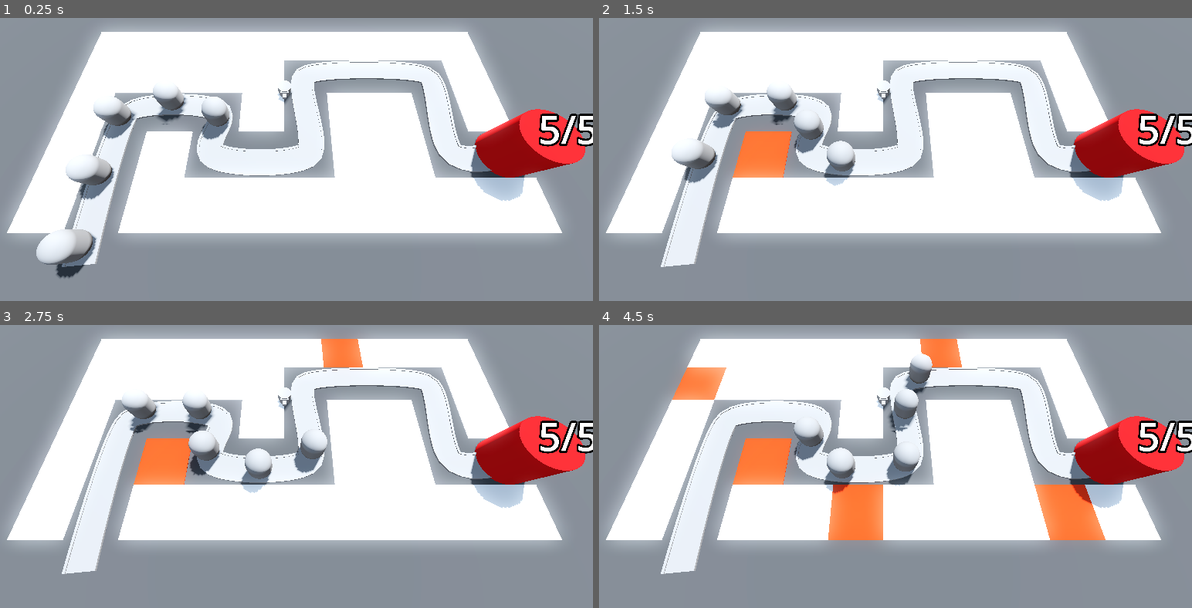
Above: before the commit, frames 1-4 (two rows, left to right).
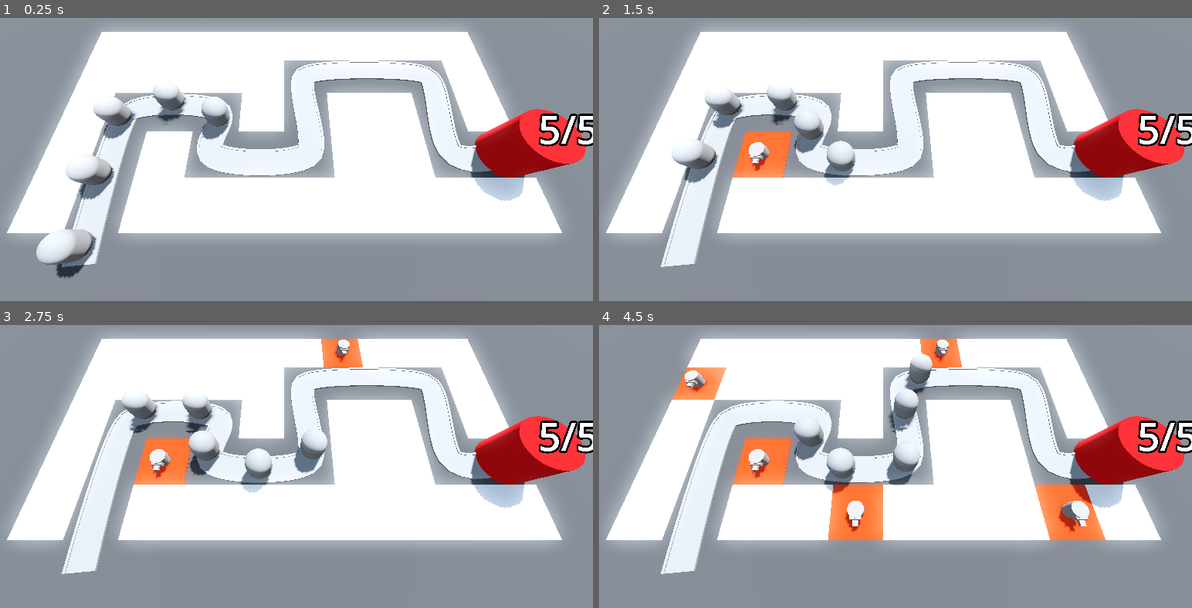
Above: after the commit, the same moments.

Repository: SugarF0x/barblast-3d
Game: Godot game, scene res://BaseLevel.tscn
Two runs of this game, one before a commit and one after it. Both use one fixed random seed, a clock stepped at 60 frames per second and the inputs below.
Inputs (mouse positions are in pixels of both pictures, inside the frame that each line leads up to):
- Up to frame 1 (0.25 s): no input
- Up to frame 2 (1.5 s): move the mouse to (1020, 111) at 0.52 s; click (1020, 111) at 0.6 s; move the mouse to (759, 145) at 1.27 s; click (759, 145) at 1.35 s
- Up to frame 3 (2.75 s): move the mouse to (343, 358) at 2.02 s; click (343, 358) at 2.1 s
- Up to frame 4 (4.5 s): move the mouse to (853, 503) at 2.77 s; click (853, 503) at 2.85 s; move the mouse to (1067, 486) at 3.52 s; click (1067, 486) at 3.6 s; move the mouse to (699, 381) at 4.27 s; click (699, 381) at 4.35 s

The runs differ from the first frame. In frame 1, 0.1% of the frame differs, in the area x 46-50%, y 22-31%; in frame 2, 0.4%; in frame 3, 0.5%; in frame 4, 1.3%, in the area x 14-83%, y 5-74%.

Commit message:
place turrets on cell center

Diff:
--- a/BaseLevel.tscn
+++ b/BaseLevel.tscn
@@ -44,9 +44,10 @@
 size = Vector3(100, 2, 100)
 material = SubResource("StandardMaterial3D_jvajy")
 
-[node name="RayPickerCamera" parent="." node_paths=PackedStringArray("grid_map") instance=ExtResource("1_33bfw")]
+[node name="RayPickerCamera" parent="." node_paths=PackedStringArray("grid_map", "turret_manager") instance=ExtResource("1_33bfw")]
 transform = Transform3D(1, 0, 0, 0, 0.422618, 0.906308, 0, -0.906308, 0.422618, 0, 18, 12)
 grid_map = NodePath("../GridMap")
+turret_manager = NodePath("../TurretManager")
 
 [node name="GridMap" type="GridMap" parent="."]
 mesh_library = ExtResource("1_j15wq")
--- a/RayPickerCamera/ray_picker_camera.gd
+++ b/RayPickerCamera/ray_picker_camera.gd
@@ -2,6 +2,7 @@
 
 
 @export var grid_map: GridMap
+@export var turret_manager: Node3D
 
 
 @onready var ray_cast_3d: RayCast3D = $RayCast3D
@@ -21,8 +22,12 @@
 
 	if grid_map.get_cell_item(cell) == 0:
 		Input.set_default_cursor_shape(Input.CURSOR_POINTING_HAND)
-		if Input.is_action_just_pressed("click"): grid_map.set_cell_item(cell, 1)
+		if Input.is_action_just_pressed("click"): build_turret(cell)
 	else: reset_pointer()
 
 
+func build_turret(cell: Vector3) -> void:
+	grid_map.set_cell_item(cell, 1)
+	turret_manager.build_turret(grid_map.map_to_local(cell))
+
 func reset_pointer() -> void: Input.set_default_cursor_shape(Input.CURSOR_ARROW)
--- a/TurretManager.gd
+++ b/TurretManager.gd
@@ -4,6 +4,7 @@
 @export var turret_scene: PackedScene
 
 
-func _ready() -> void:
+func build_turret(pos: Vector3) -> void:
 	var turret = turret_scene.instantiate()
 	add_child(turret)
+	turret.global_position = pos
Not shown: 4 places in MeshLibraries/SpaceLibrary.tres that only renumber resources
